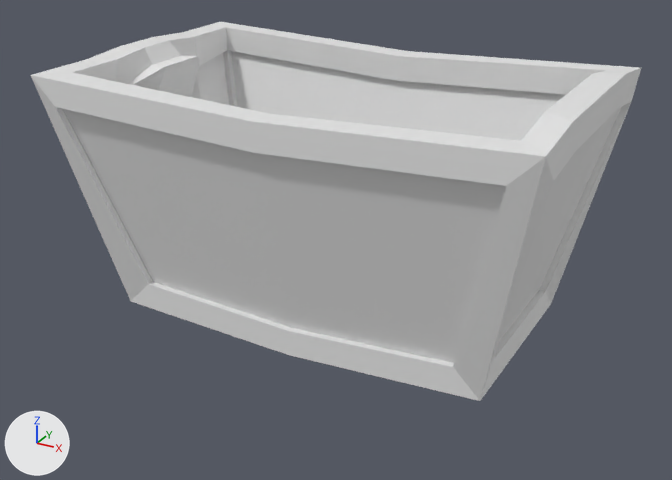
An edit to the glTF model Test/Resources/Trolley/Trolley/Trolley.gltf, drawn before and after from the same camera.
Rendered twice from a 50 mm lens placed at (5.04, -8.61, 5.84), pointed at (0.36, -0.09, 1.58). The axes (+X, +Y, +Z) are drawn at lower left. The lights are the same throughout. The older version comes first. Where no turn or scale is listed for an object, it has been applied to the vertices.

In view in the first picture: 'Trolley'.
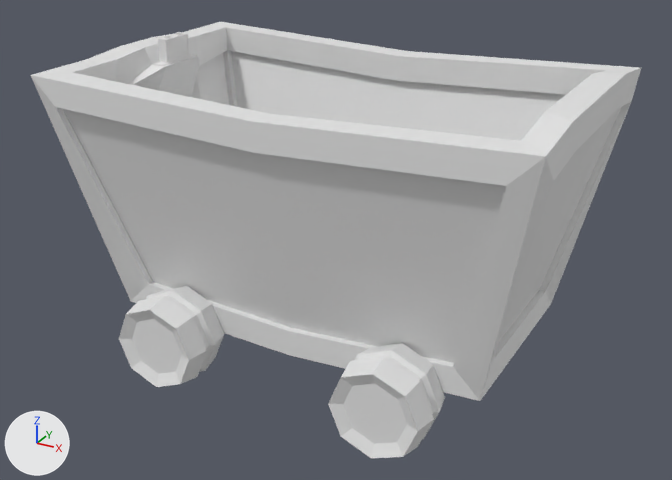
What differs and where, as boxes (x1, y1, x2, y2) in the pictures (672 x 480 px):
'円柱.001', added: after (328, 343, 445, 458)
'円柱', added: after (119, 286, 224, 387)
'立方体.001', added: after (153, 32, 195, 66)

The change in detail:
Mesh me_立方体_001 is new.
It has 64 vertices, 124 faces and spans x -0.085..0.072, y -0.295..0.295, z -0.272..0.089.
Mesh me_円柱_004 is new.
It has 128 vertices, 248 faces and spans x -0.54..0.54, y -1.81..1.81, z -0.54..0.54.
Object '立方体.001' (ob_立方体_001) is new; it shows me_立方体_001.
Its location is (-1.84, -0.01, 3.6).
Object '円柱.001' (ob_円柱_001) is new; it shows me_円柱_004.
Its location is (1.7, -0.01, 0.67).
Object '円柱' (ob_円柱) is new; it shows a copy of me_円柱_004.
Its location is (-0.97, -0.01, 0.67).
